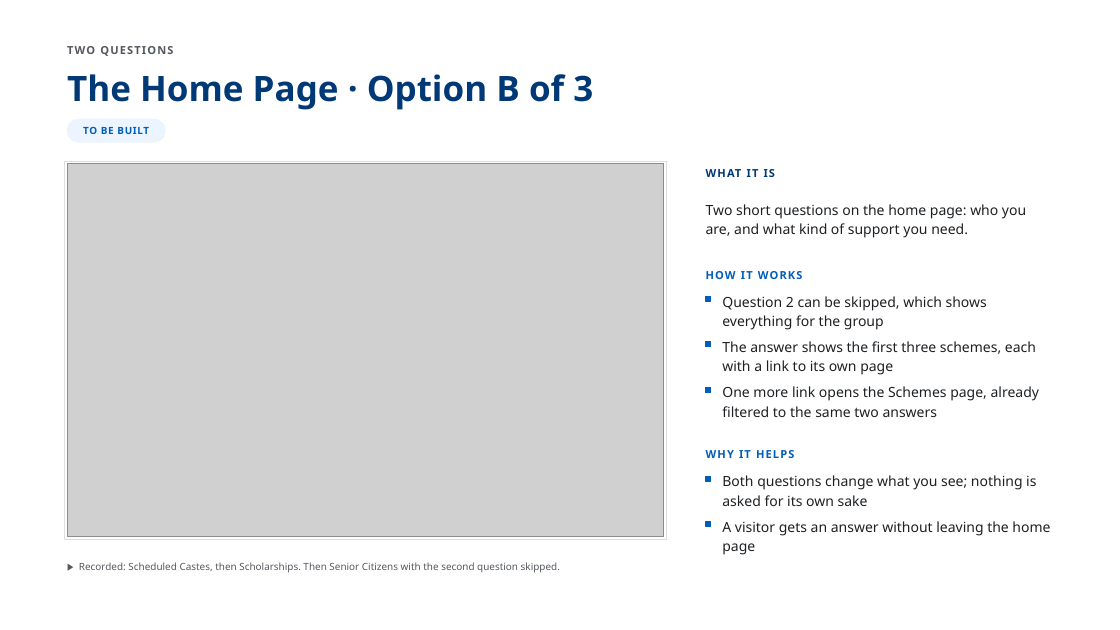
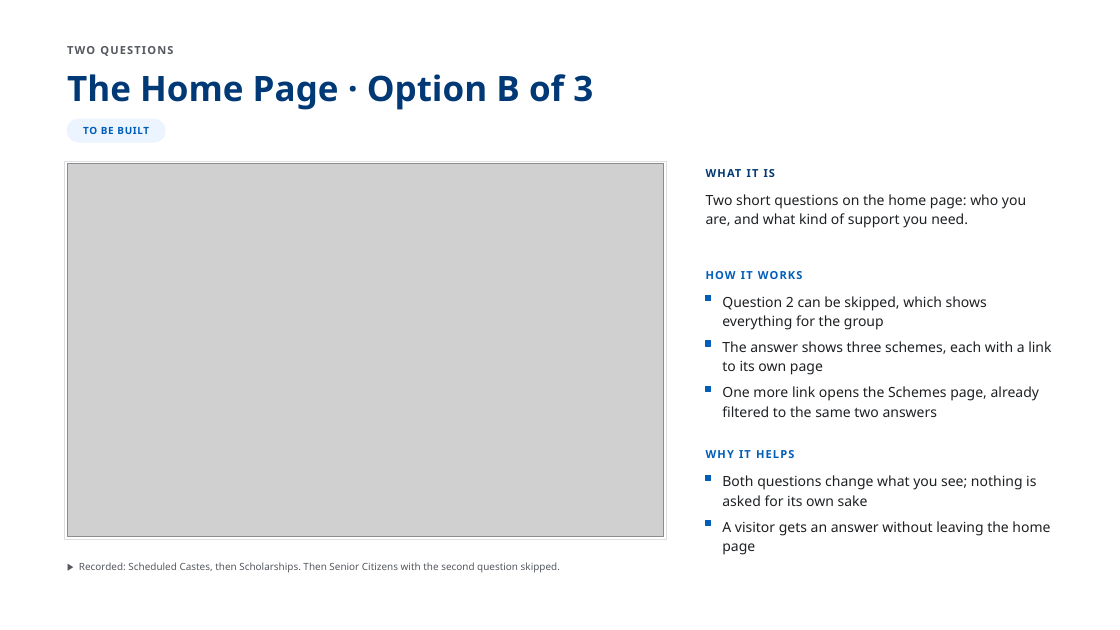
Before and after one commit to AkashShivanand/mosje, a slide deck: slide 5 of docs/plans/MoSJE-Service-Discovery-Options.pptx. Drawn at 1120x630 pixels with LibreOffice and Linux fonts; fonts in the diff are those of the drawing; grey boxes stand for pictures. Boxes give left, top, right and bottom in pixels: in the first picture for what was removed or moved away, otherwise in the second. Text is boxed around its words. In the diff, an @@ line names an element or a change of style, - is before the commit and + after.

Commit message:
feat(service-discovery): sharper recordings, aligned bullets, no underline on link buttons
- Walks are recorded at 2x pixel density and encoded at the page's own
  1440 width, so text in the deck's videos is crisp.
- Link-style buttons (the portal band in One Tap) no longer carry the
  browser's underline.
- Bullet text on the option slides is top-aligned, so the square sits on
  the first line whatever the line count.
- Copy: 'three schemes', not 'the first three'; Schemes A's reason no
  longer claims no scrolling when the row scrolls sideways.

```diff
--- a/docs/plans/MoSJE-Service-Discovery-Options.pptx
+++ b/docs/plans/MoSJE-Service-Discovery-Options.pptx
@@ text "Two short questions on the ..." at <box>706,194,1026,228</box>: vertical alignment middle to top @@
@@ text "The answer shows three schemes, ..." at <box>722,341,1051,375</box>: vertical alignment middle to top @@
@@ text at <box>722,341,1051,375</box>: text changed @@
-The answer shows the first three schemes, each with a link to its own page
+The answer shows three schemes, each with a link to its own page
```
Also in this commit, not shown: 5 other slides changed, 14 other files.
